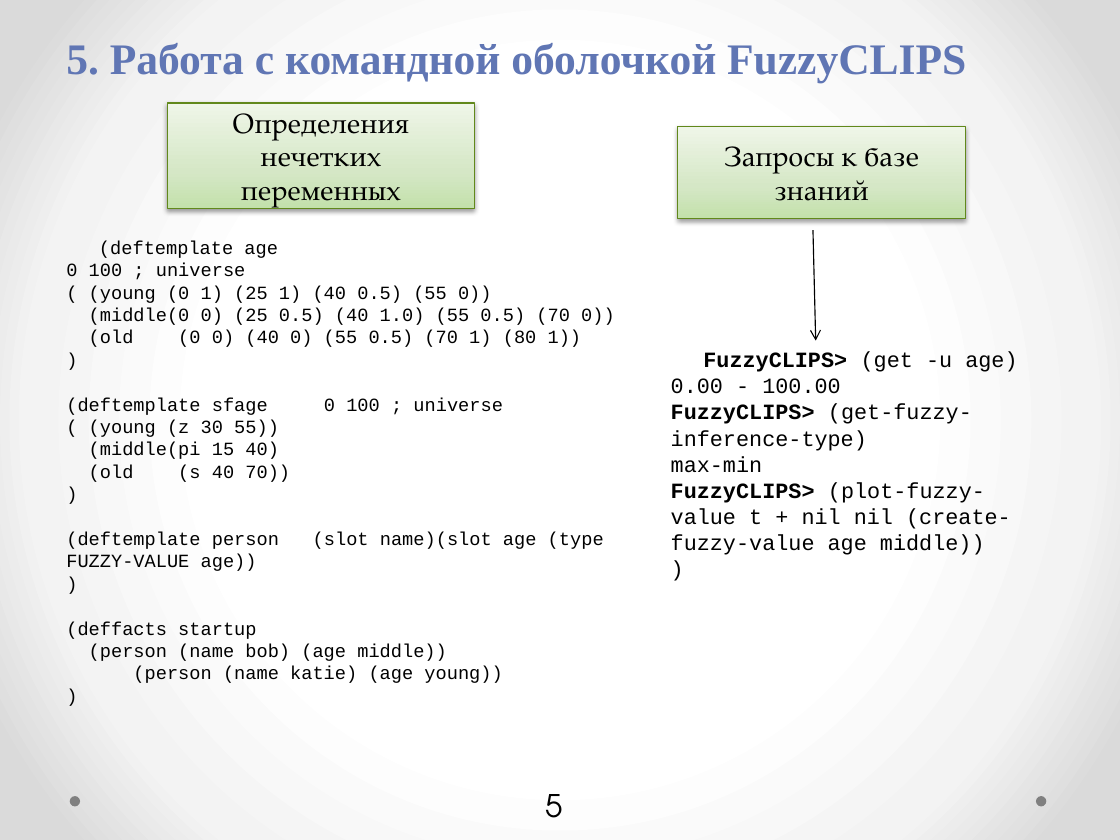
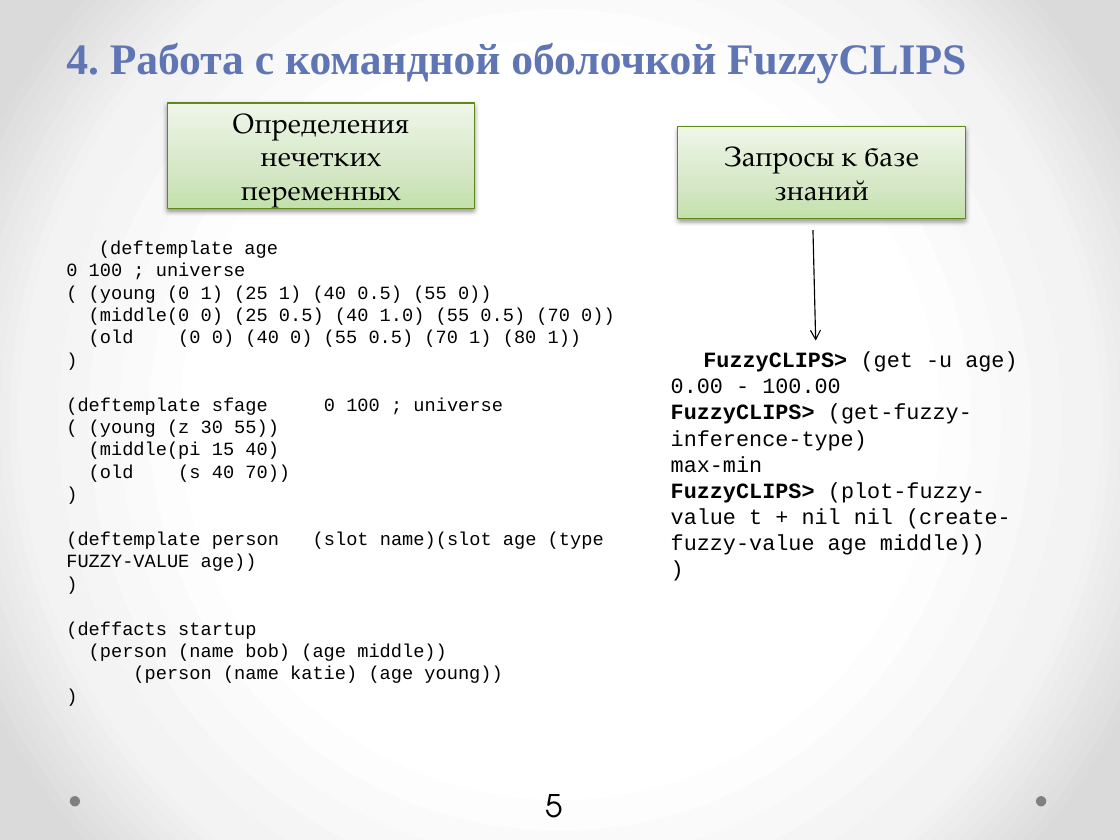
Before and after one commit to petr-r94/ResearchDocsPack, a slide deck: slide 5 of FuzzyCLIPS_End_release.pptx. Drawn at 1120x840 pixels with LibreOffice and Linux fonts; fonts in the diff are those of the drawing. Boxes give left, top, right and bottom in pixels: in the first picture for what was removed or moved away, otherwise in the second. Text is boxed around its words. In the diff, an @@ line names an element or a change of style, - is before the commit and + after.

```diff
--- a/FuzzyCLIPS_End_release.pptx
+++ b/FuzzyCLIPS_End_release.pptx
@@ text at (66,43,966,83): text changed @@
-5. Работа с командной оболочкой FuzzyCLIPS
+4. Работа с командной оболочкой FuzzyCLIPS
```
Also in this commit, not shown: 16 other slides changed, 1 other file.
